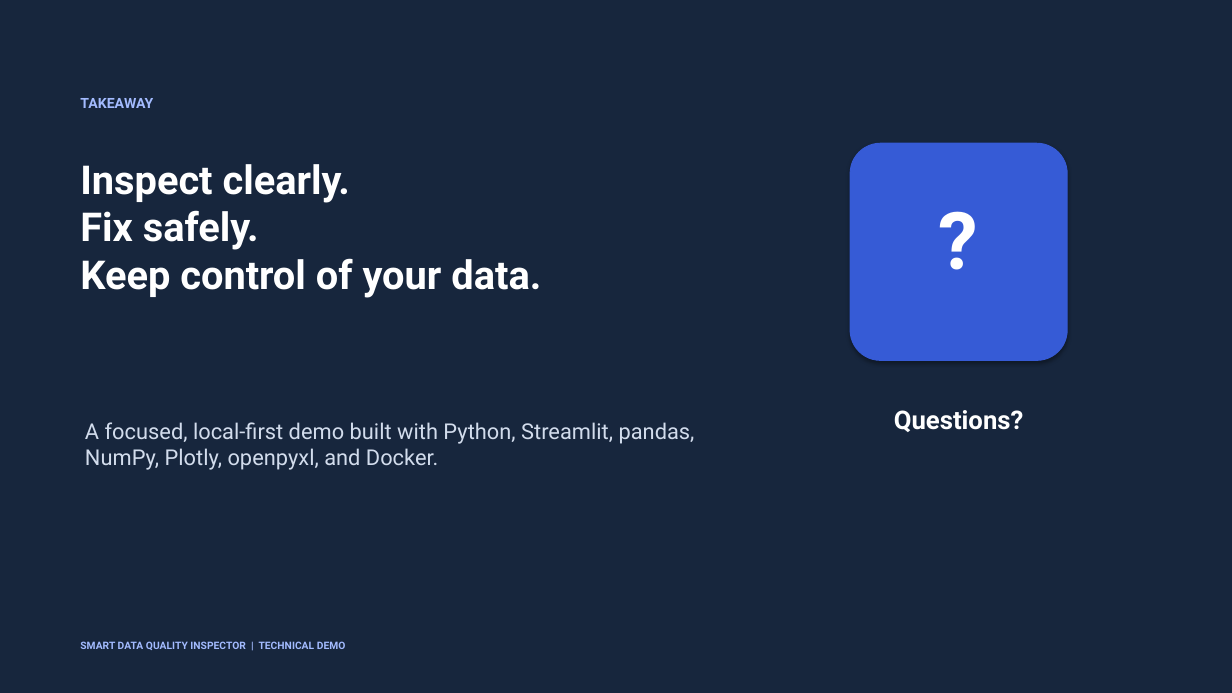
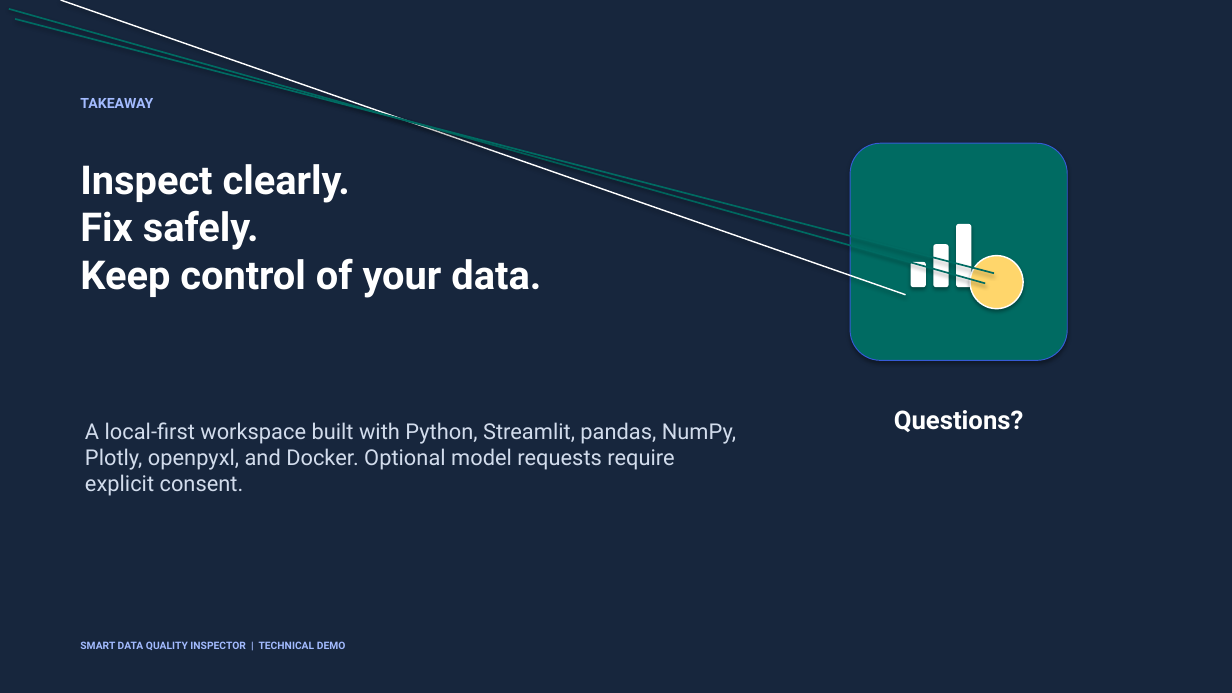
Before and after one commit to sajidjfastian-dev/smart-data-quality-inspector, a slide deck: slide 9 of Smart_Data_Quality_Inspector_Technical_Demo.pptx. Drawn at 1232x693 pixels with LibreOffice and Linux fonts; fonts in the diff are those of the drawing. Boxes give left, top, right and bottom in pixels: in the first picture for what was removed or moved away, otherwise in the second. Text is boxed around its words. In the diff, an @@ line names an element or a change of style, - is before the commit and + after.

```diff
--- a/Smart_Data_Quality_Inspector_Technical_Demo.pptx
+++ b/Smart_Data_Quality_Inspector_Technical_Demo.pptx
@@ line added from (985, 284) to (9, 9), #006B62 1.3 pt @@
@@ line added from (994, 274) to (15, 19), #006B62 1.3 pt @@
@@ line added from (906, 295) to (61, 0), #FFFFFF 1.1 pt @@
@@ rounded rectangle at (x1=850, y1=143, x2=1067, y2=360): fill #365BD6 to #006B62 @@
@@ text removed at (x1=850, y1=168, x2=1067, y2=307) @@
-?
@@ rounded rectangle added at (x1=957, y1=224, x2=971, y2=287), fill #FFFFFF @@
@@ rounded rectangle added at (x1=911, y1=262, x2=926, y2=287), fill #FFFFFF @@
@@ rounded rectangle added at (x1=933, y1=244, x2=948, y2=287), fill #FFFFFF @@
@@ ellipse added at (x1=970, y1=256, x2=1023, y2=309), fill #FFD66B, outline #FFFFFF 1.1 pt @@
@@ text at (x1=85, y1=422, x2=736, y2=496): text changed @@
-A focused, local-first demo built with Python, Streamlit, pandas, NumPy, Plotly, openpyxl, and Docker.
+A local-first workspace built with Python, Streamlit, pandas, NumPy, Plotly, openpyxl, and Docker. Optional model requests require explicit consent.
```
Also in this commit, not shown: 8 other slides changed, 7 other files.
